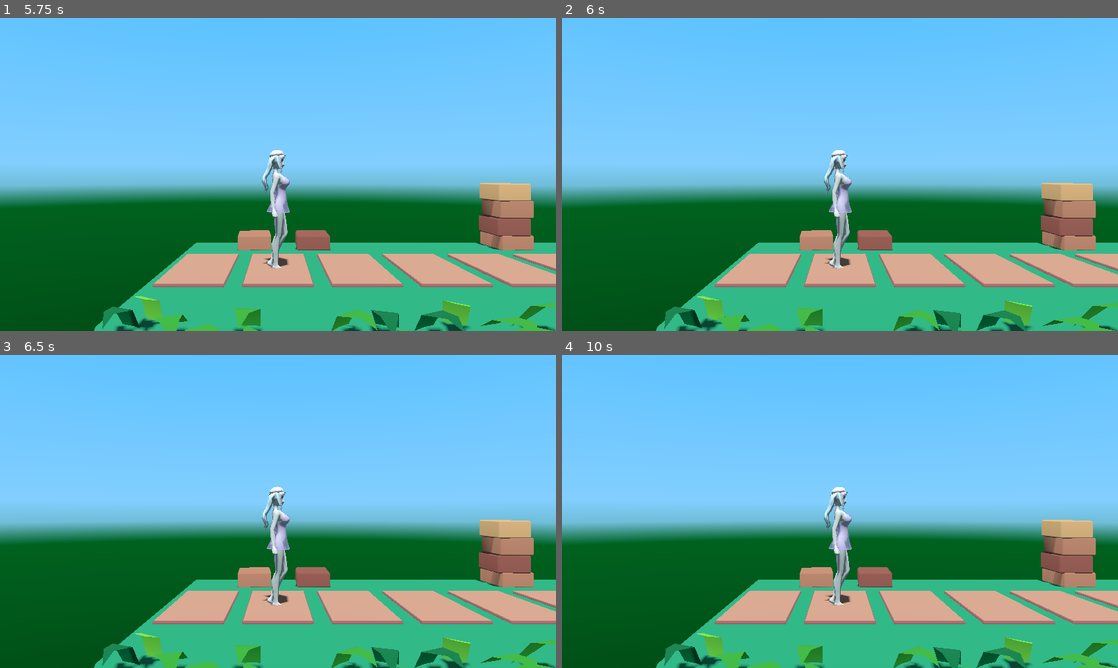
Above: before the commit, frames 1-4 (two rows, left to right).
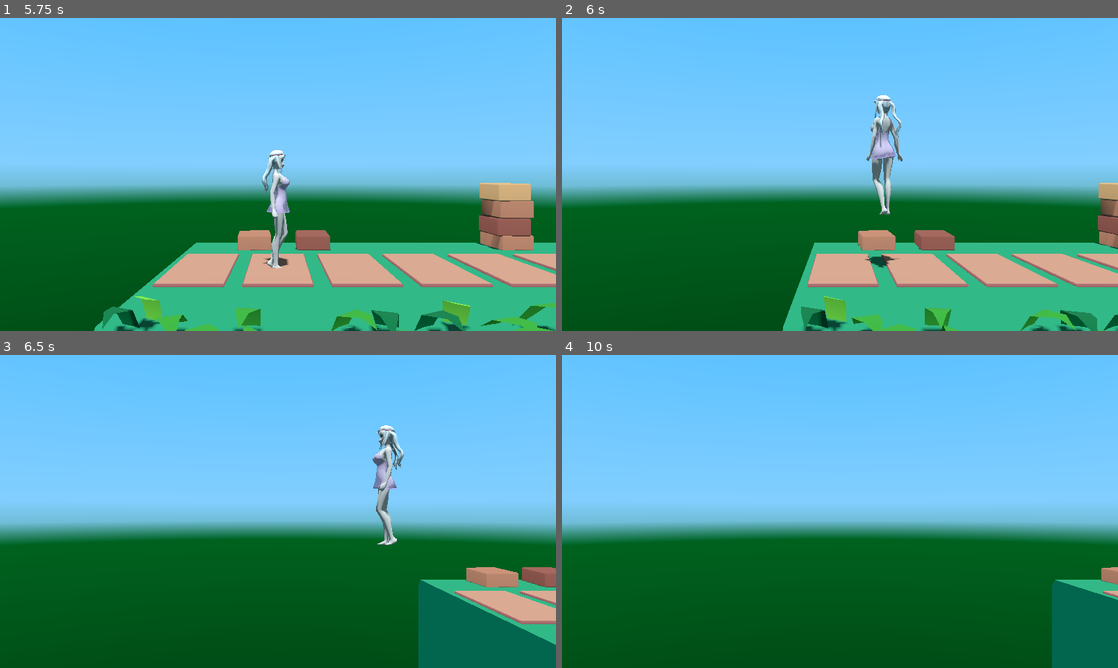
Above: after the commit, the same moments.

Repository: KoB-Kirito/nsfw-minijam-6
Game: Godot game, scene res://menu/splash_screen/splash_screen.tscn
Same seed, same stepped clock (60 frames per second), same inputs: the game is played once before the commit and once after it.
Inputs (mouse positions are in pixels of both pictures, inside the frame that each line leads up to):
- Up to frame 1 (5.75 s): move the mouse to (400, 158) at 0.52 s; hold D (right) 0.53-1.25 s; hold W (jump) 0.53-1.25 s; tap S (crouch) at 0.6, 2.1 s; click (400, 158) at 0.67 s; tap Enter at 1.25 s; drag from (166, 190) to (250, 237) at 1.27 s; tap Space at 2 s; move the mouse to (333, 105) at 2.02 s; hold D (right) 2.03-2.75 s; hold W (jump) 2.03-2.75 s; drag from (250, 237) to (111, 127) at 2.77 s; move the mouse to (444, 221) at 3.52 s; hold A (left) 3.53-4.25 s; hold W (jump) 3.53-4.25 s; click "Start" at 4.25 s; drag from (111, 127) to (194, 96) at 5.02 s
- Up to frame 2 (6 s): move the mouse to (867, 174) at 5.77 s; hold A (left) from 5.78 s (still down); hold W (jump) from 5.78 s (still down); tap S (crouch) at 5.85 s; click (867, 174) at 5.92 s
- Up to frame 3 (6.5 s): keep holding A (left); keep holding W (jump)
- Up to frame 4 (10 s): release A (left) at 6.5 s; release W (jump) at 6.5 s; drag from (756, 433) to (728, 527) at 6.52 s; move the mouse to (962, 495) at 7.27 s; hold D (right) 7.28-8 s; hold W (jump) 7.28-8 s; tap S (crouch) at 7.35 s; drag from (728, 527) to (812, 574) at 8.02 s; move the mouse to (895, 442) at 8.77 s; hold A (left) 8.78-9.5 s; hold W (jump) 8.78-9.5 s; drag from (812, 574) to (673, 464) at 9.52 s

Frame 1 is identical in both runs. In frame 2, 14% of the frame differs, in the area x 16-100%, y 24-100%; in frame 3, 23%; in frame 4, 24%, in the area x 16-100%, y 42-100%.

Commit message:
refactor player script, fix node-path bug on main character

Diff:
--- a/game/levels/Testlevel.tscn
+++ b/game/levels/Testlevel.tscn
@@ -66,10 +66,9 @@
 [node name="Player" type="CharacterBody3D" parent="."]
 transform = Transform3D(1, 0, 0, 0, 1, 0, 0, 0, 1, -3.5, 1, 1)
 script = ExtResource("3_ingl7")
-FALL_DECAY = 2.0
-CAMERA_FORWARD_SPEED = 0.3
 
 [node name="Model" parent="Player" instance=ExtResource("3_7i0li")]
+unique_name_in_owner = true
 transform = Transform3D(-4.37114e-08, 0, 1, 0, 1, 0, -1, 0, -4.37114e-08, 0, 0, 0)
 
 [node name="CollisionShape3D" type="CollisionShape3D" parent="Player"]
@@ -77,4 +76,5 @@
 shape = SubResource("CapsuleShape3D_hjpuu")
 
 [node name="CameraTarget" type="Node3D" parent="Player"]
+unique_name_in_owner = true
 transform = Transform3D(1, 0, 0, 0, 1, 0, 0, 0, 1, 0, 1, 0)
--- a/game/player/player.gd
+++ b/game/player/player.gd
@@ -1,34 +1,35 @@
 extends CharacterBody3D
 
 
-@export var SPEED : float = 5
-@export var SMOOTH_SPEED: float = 10
-@export var ROTATION_SPEED: float = 5
-@export var FALL_DECAY: float = 100
-@export var CAMERA_FORWARD_DIST = 2
-@export var CAMERA_FORWARD_SPEED = 0.5
-const JUMP_VELOCITY = 4.5
+@export_group("Movement")
+@export var speed : float = 5.0
+@export var smooth_speed: float = 10.0
+@export var rotation_speed: float = 5.0
 
-@onready var model: Node3D = $Model
-@onready var cameraTaget: Node3D = $CameraTarget
-@onready var animTree: AnimationTree = find_child("AnimationTree")
-@onready var animPlayer: AnimationPlayer = find_child("AnimationPlayer")
+@export_group("Jump")
+@export var jump_velocity: float = 4.5
+@export var gravity: float = 9.8
+## What the fuck does this do?
+@export var fall_decay: float = 2.0
 
-var _active: bool = true
-var direction: Vector3 = Vector3.ZERO
-var lastDirection: Vector3 = Vector3.RIGHT
-var cameraTargetOffset: Vector3 = Vector3(0, 2.25, 0)
-var cameraCurrentDist: float = 0
+@export_group("Camera")
+@export var camera_forward_distance: float = 2.0
+@export var camera_forward_speed: float = 0.5
+@export var camera_target_offset: Vector3 = Vector3(0, 2.25, 0)
 
-var _footstepSound: AudioStream = preload("res://assets/audio/sounds/steps_floor.ogg")
 
-# Get the gravity from the project settings to be synced with RigidBody nodes.
-var gravity = ProjectSettings.get_setting("physics/3d/default_gravity")
+var last_direction: Vector3 = Vector3.RIGHT
+var camera_current_distance: float = 0
+
+
+#HACK
+@onready var animation_tree: AnimationTree = find_child("AnimationTree")
+
 
 func _physics_process(delta):
 	# Add the gravity.
 	if not is_on_floor():
-		if Input.is_action_pressed("up"):
+		if Input.is_action_pressed("jump"):
 			velocity.y -= gravity * delta
 		else:
 			velocity.y -= gravity * delta * 2
@@ -36,50 +37,35 @@
 		velocity.y = 0
 
 	# Handle Jump.
-	if _active and Input.is_action_just_pressed("up") and is_on_floor():
-		velocity.y = JUMP_VELOCITY
-
-	if _active:
-		# Get the input direction and handle the movement/deceleration.
-		# As good practice, you should replace UI actions with custom gameplay actions.
-		var input_dir = Input.get_vector("backward", "forward", "down", "up")
-		direction = (transform.basis * Vector3(input_dir.x, 0, 0)).normalized()
+	if Input.is_action_just_pressed("jump") and is_on_floor():
+		velocity.y = jump_velocity
 
 
+	# Get the input direction and handle the movement/deceleration.
+	# As good practice, you should replace UI actions with custom gameplay actions.
+	var input_dir = Input.get_vector("left", "right", "crouch", "jump")
+	var direction = (transform.basis * Vector3(input_dir.x, 0, 0)).normalized()
+
 	if is_on_floor(): # don't walk while airborn
-		velocity.x = lerp(velocity.x, direction.x * SPEED, SMOOTH_SPEED * delta)
-		velocity.z = lerp(velocity.z, direction.z * SPEED, SMOOTH_SPEED * delta)
+		velocity.x = lerp(velocity.x, direction.x * speed, smooth_speed * delta)
+		velocity.z = lerp(velocity.z, direction.z * speed, smooth_speed * delta)
 
 		# set animation blend based on speed
-		animTree.set("parameters/IdleToRun/blend_position", velocity.length() / SPEED)
+		animation_tree.set("parameters/IdleToRun/blend_position", velocity.length() / speed)
 	else:
-		velocity.x = lerp(velocity.x, direction.x * SPEED, SMOOTH_SPEED * delta / FALL_DECAY)
-		velocity.z = lerp(velocity.z, direction.z * SPEED, SMOOTH_SPEED * delta / FALL_DECAY)
+		velocity.x = lerp(velocity.x, direction.x * speed, smooth_speed * delta / fall_decay)
+		velocity.z = lerp(velocity.z, direction.z * speed, smooth_speed * delta / fall_decay)
 		# TODO: falling???
-		animTree.set("parameters/IdleToRun/blend_position", 0)
-
+		animation_tree.set("parameters/IdleToRun/blend_position", 0)
 
 	move_and_slide()
 
+
 	# save last move direction
 	if direction:
-		cameraCurrentDist = lerp(cameraCurrentDist, direction.x * CAMERA_FORWARD_DIST, SMOOTH_SPEED * delta * CAMERA_FORWARD_SPEED)
-		cameraTaget.global_position = global_position + cameraTargetOffset + Vector3.RIGHT * cameraCurrentDist
-		lastDirection = direction
+		last_direction = direction
+		camera_current_distance = lerp(camera_current_distance, direction.x * camera_forward_distance, smooth_speed * delta * camera_forward_speed)
+		%CameraTarget.global_position = global_position + camera_target_offset + Vector3.RIGHT * camera_current_distance
 
 	# rotate player to face movement direction
-	model.rotation.y = lerp_angle(model.rotation.y, atan2(lastDirection.x, lastDirection.z), ROTATION_SPEED * delta)
-
-
-func _on_console_activated():
-	_active = false
-
-
-func _on_console_deactivated():
-	_active = true
-
-
-#func _on_area_3d_body_entered(_body: Node3D) -> void:
-	#TODO: Sound
-	#var asPlayer = SoundManager.play_sound(_footstepSound, "SFX")
-	#asPlayer.pitch_scale = random_pitch
+	%Model.rotation.y = lerp_angle(%Model.rotation.y, atan2(last_direction.x, last_direction.z), rotation_speed * delta)
Not shown, changed: game/player/player.tscn
